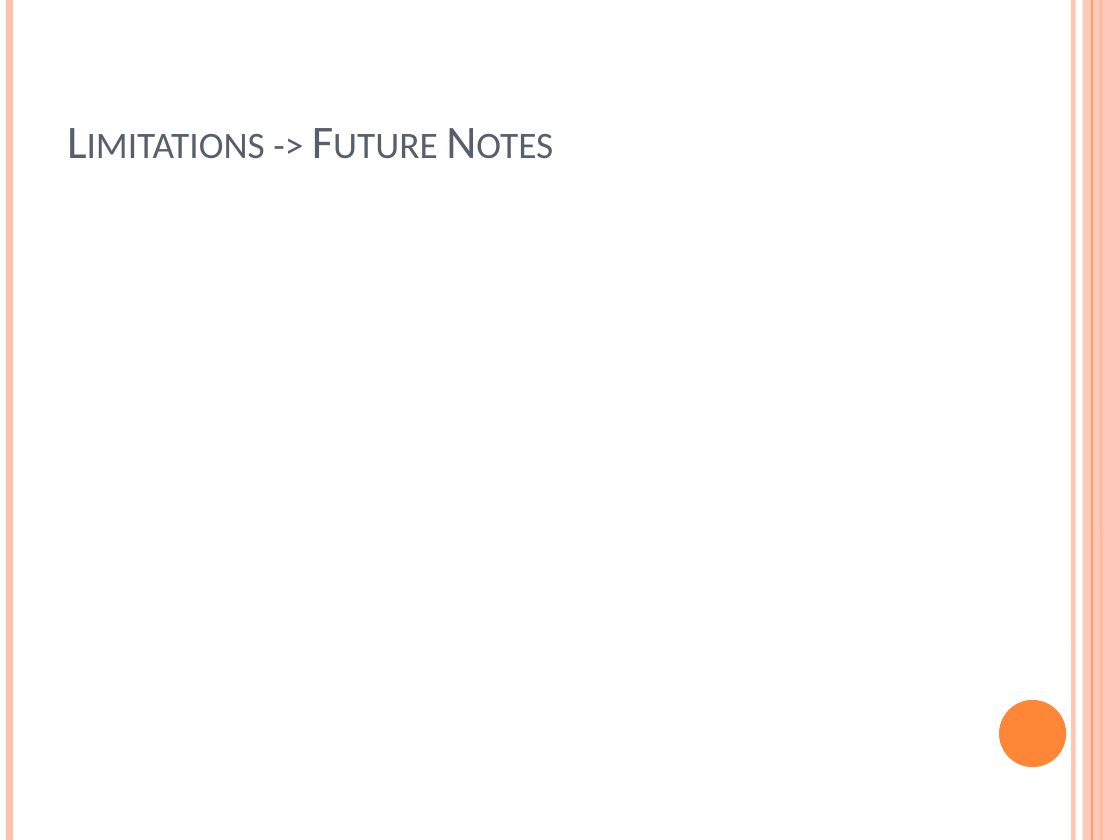
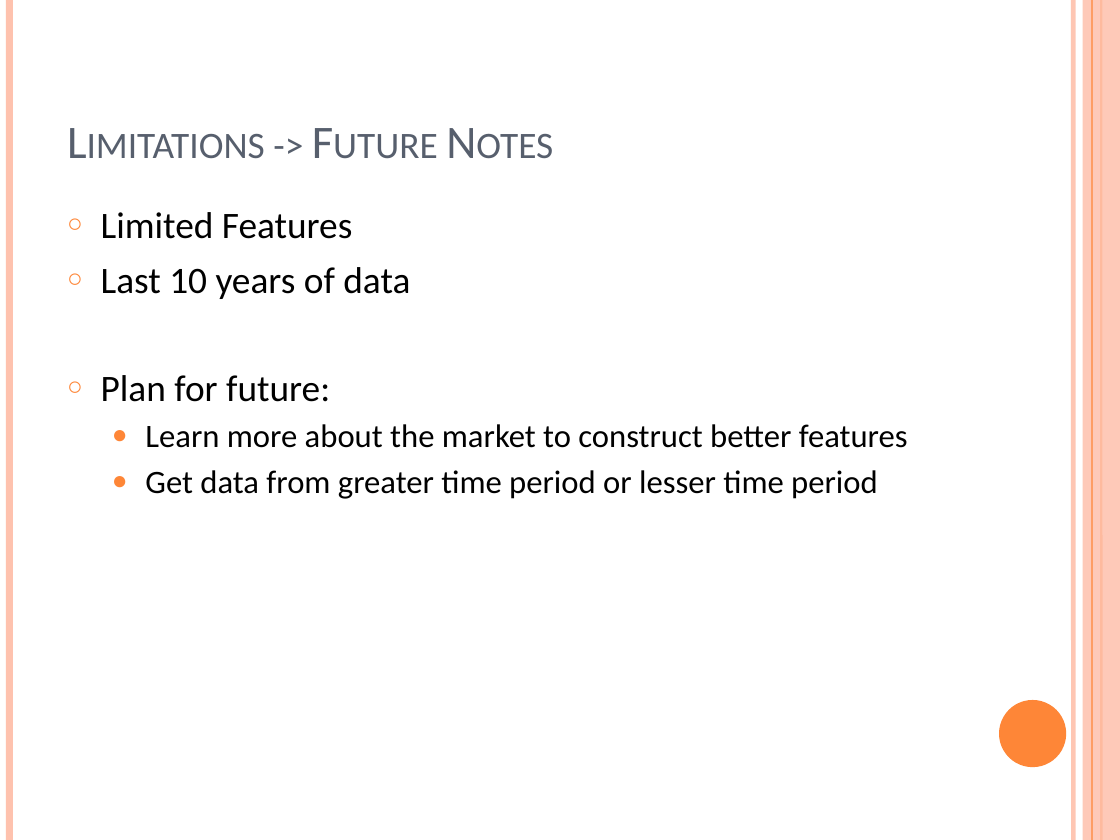
Before and after one commit to Mike1014/Black-Scholes-Model-on-Stock-Market-using-Time-Series, a slide deck: slide 24 of Prediction with Black-Scholes Model.pptx. Drawn at 1120x840 pixels with LibreOffice and Linux fonts; fonts in the diff are those of the drawing. Boxes give left, top, right and bottom in pixels: in the first picture for what was removed or moved away, otherwise in the second. Text is boxed around its words. In the diff, an @@ line names an element or a change of style, - is before the commit and + after.

```diff
--- a/Prediction with Black-Scholes Model.pptx
+++ b/Prediction with Black-Scholes Model.pptx
@@ text added at [101, 212, 908, 499], 21 pt, text #000000 @@
+○ Limited Features
+○ Last 10 years of data
+○ Plan for future:
+  ● Learn more about the market to construct better features
+  ● Get data from greater time period or lesser time period
```
